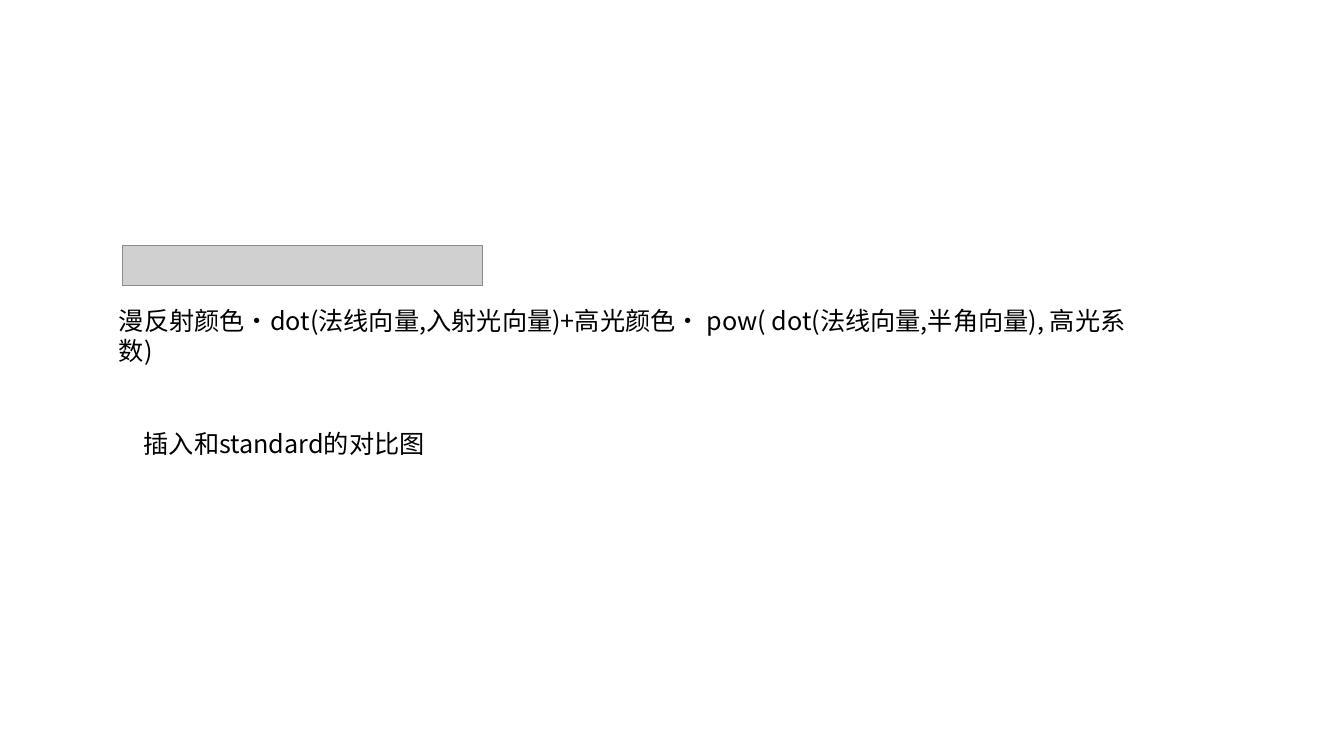
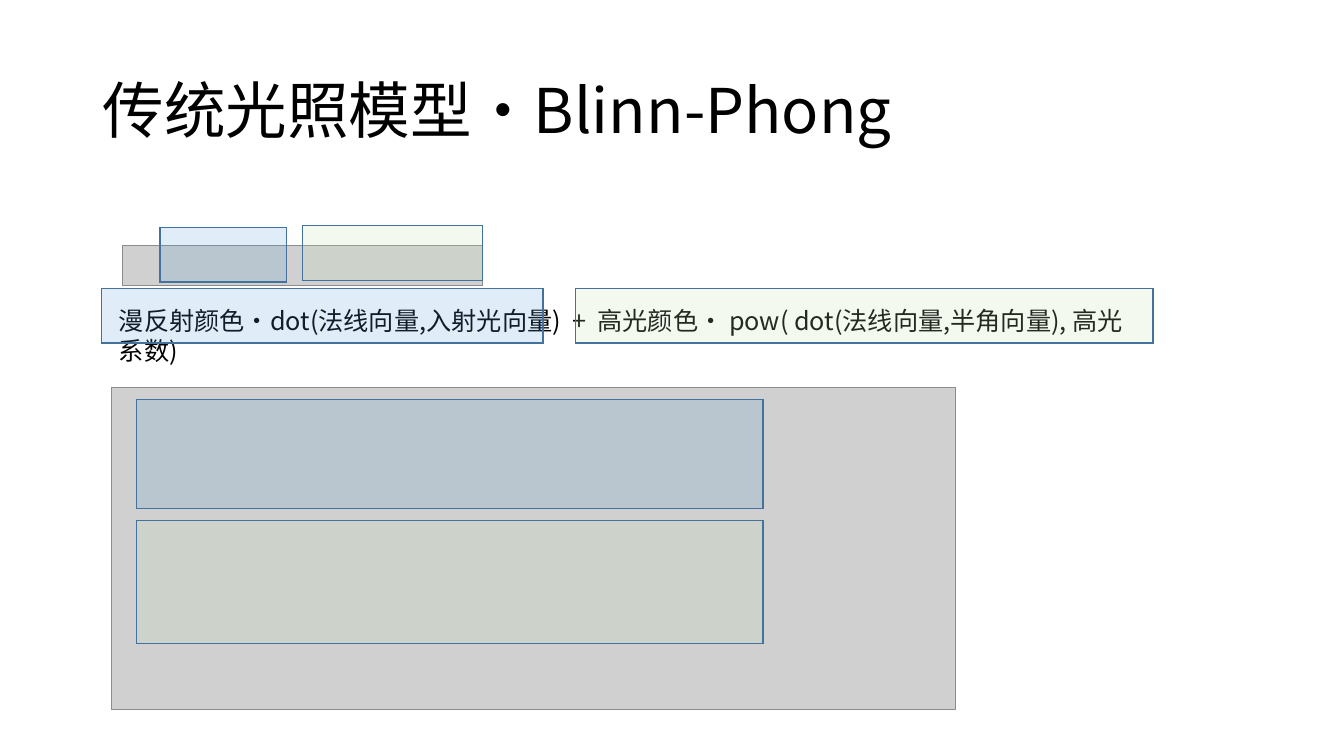
Before and after one commit to luxuia/pbr_demo, a slide deck: slide 4 of pbr和npr.pptx. Drawn at 1344x756 pixels with LibreOffice and Linux fonts; fonts in the diff are those of the drawing; grey boxes stand for pictures. Boxes give left, top, right and bottom in pixels: in the first picture for what was removed or moved away, otherwise in the second. Text is boxed around its words. In the diff, an @@ line names an element or a change of style, - is before the commit and + after.

```diff
--- a/pbr和npr.pptx
+++ b/pbr和npr.pptx
@@ title added at [102,81,891,149], 44 pt, text #000000 @@
+传统光照模型·Blinn-Phong
@@ rectangle added at [160,228,286,282], fill #5B9BD5 at 19% opacity, outline #43739E 1 pt @@
@@ rectangle added at [302,226,483,280], fill #C5E0B4 at 19% opacity, outline #43739E 1 pt @@
@@ rectangle added at [101,288,542,343], fill #5B9BD5 at 19% opacity, outline #43739E 1 pt @@
@@ rectangle added at [576,288,1153,343], fill #C5E0B4 at 19% opacity, outline #43739E 1 pt @@
@@ text at [119,304,1123,336]: spaces changed @@
-漫反射颜色·dot(法线向量,入射光向量)+高光颜色· pow( dot(法线向量,半角向量), 高光系数)
+漫反射颜色·dot(法线向量,入射光向量) + 高光颜色· pow( dot(法线向量,半角向量), 高光系数)
@@ picture added at [111,387,955,710] @@
@@ rectangle added at [137,399,763,508], fill #5B9BD5 at 19% opacity, outline #43739E 1 pt @@
@@ text removed at [144,431,425,455] @@
-插入和standard的对比图
@@ rectangle added at [137,520,763,643], fill #C5E0B4 at 19% opacity, outline #43739E 1 pt @@
```
Also in this commit, not shown: 2 slides added, 12 other files.
